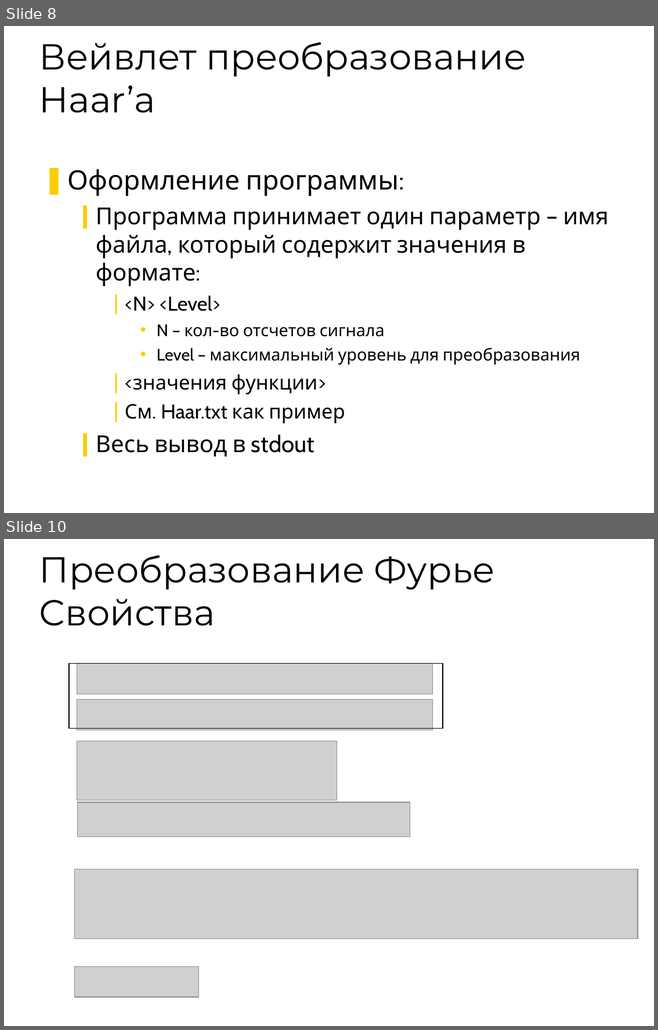
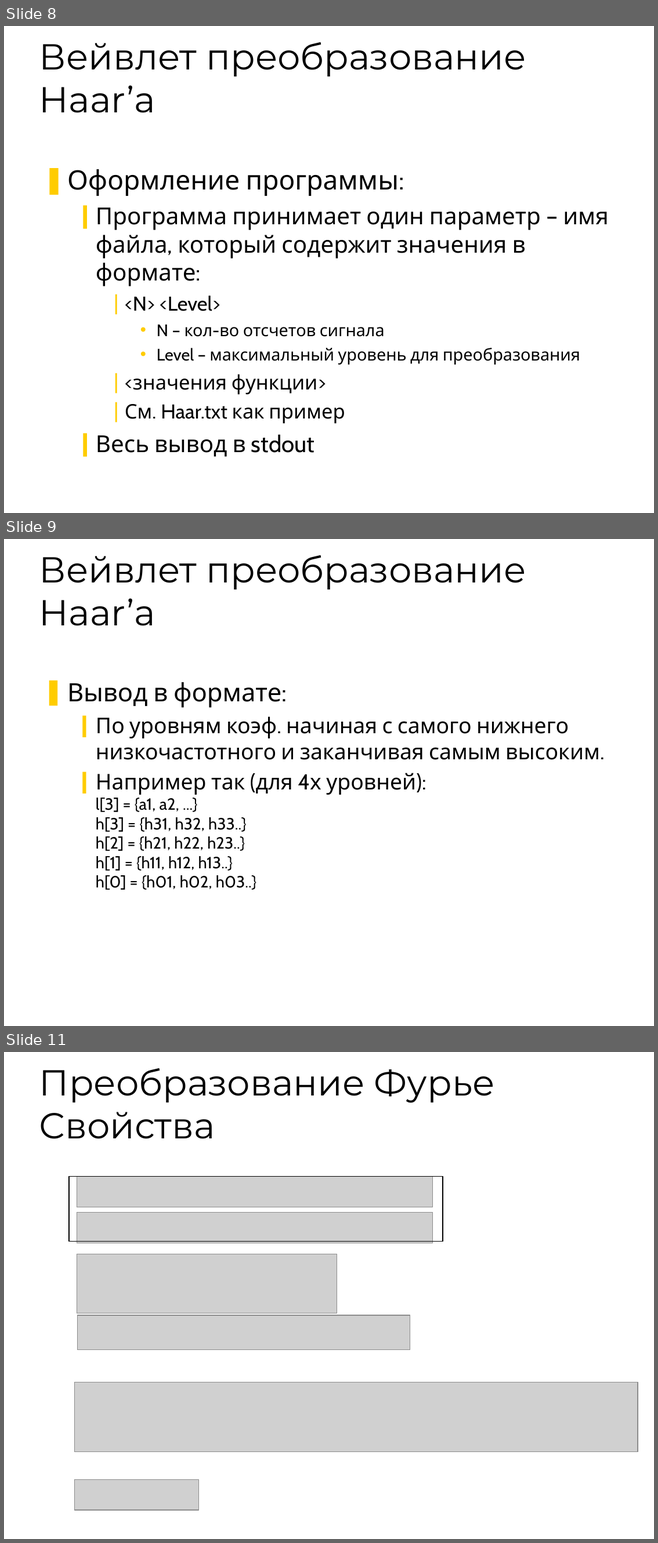
Before and after one commit to 7633/msu-cuda-course, a slide deck: Assignments/2/Assignment - 2.ppt. Shown one above the other, each under a label of ours: slides 8 and 10 before the commit, slides 8, 9 and 11 after it; the slides between them are not shown. The pictures are 658x1030 and 658x1543 pixels, drawn with LibreOffice and Linux fonts; fonts in the diff are those of the drawing; grey boxes stand for pictures; background and template pictures are left out. Boxes give left, top, right and bottom in pixels: in the first picture for what was removed or moved away, otherwise in the second. Text is boxed around its words. In the diff, an @@ line names an element or a change of style, - is before the commit and + after.

```diff
--- a/Assignments/2/Assignment - 2.ppt
+++ b/Assignments/2/Assignment - 2.ppt
@@ slide 9 added at [4,539,654,1026], background #FFFFFF @@
@@ title added at [39,555,525,626], 40 pt, text #000000 @@
+Вейвлет преобразование Haar’a
@@ text added at [67,682,600,890], 24 pt, text #000000 @@
+❚ Вывод в формате:
+  ❙ По уровням коэф. начиная с самого нижнего низкочастотного и заканчивая самым высоким.
+  ❙ Например так (для 4х уровней):
+    l[3] = {a1, a2, ...}
+    h[3] = {h31, h32, h33..}
+    h[2] = {h21, h22, h23..}
+    h[1] = {h11, h12, h13..}
+    h[0] = {h01, h02, h03..}
@@ what was slide 10 is now slide 11 @@
```
Also in this commit, not shown: 5 slides changed, 1 other file.
